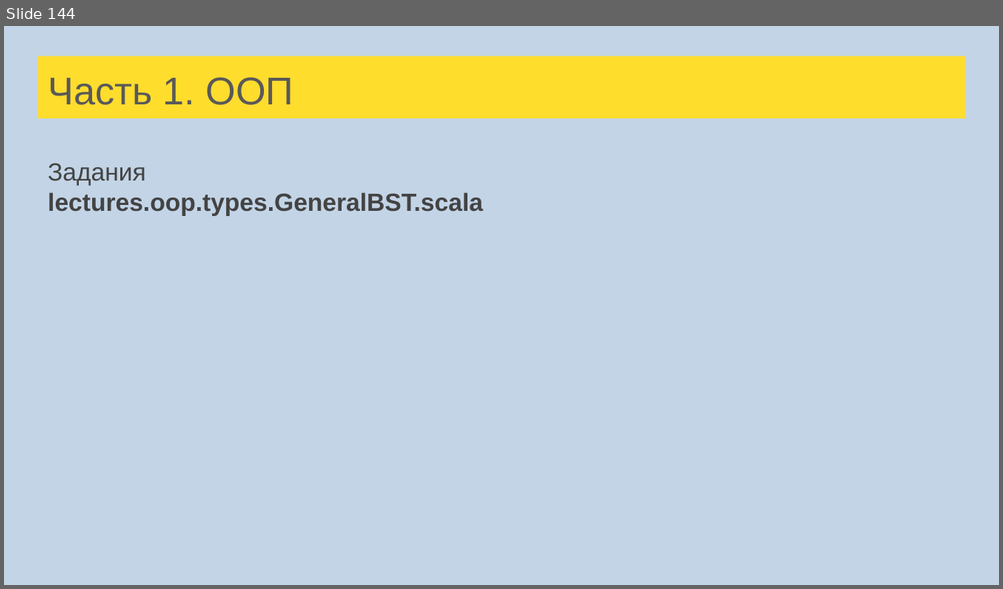
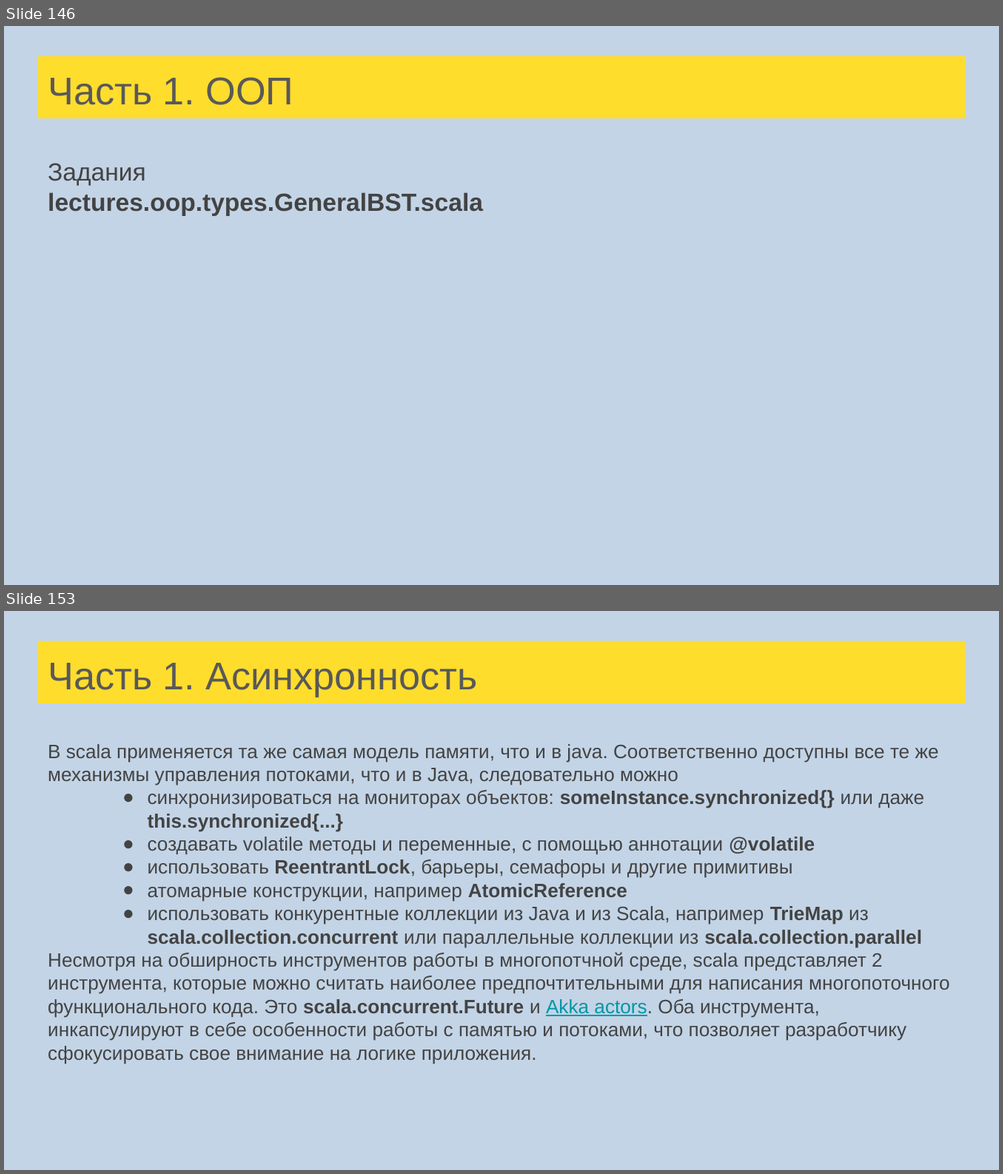
Before and after one commit to tralfamadore/ScalaLectures, a slide deck: src/main/resources/Лекции Scala для FinTech.pptx. Shown one above the other, each under a label of ours: slide 144 before the commit, slides 146 and 153 after it; the slides between them are not shown. The pictures are 1003x589 and 1003x1174 pixels, drawn with LibreOffice and Linux fonts; fonts in the diff are those of the drawing. Boxes give left, top, right and bottom in pixels: in the first picture for what was removed or moved away, otherwise in the second. Text is boxed around its words. In the diff, an @@ line names an element or a change of style, - is before the commit and + after.

Commit message:
Async Futures added

```diff
--- a/src/main/resources/Лекции Scala для FinTech.pptx
+++ b/src/main/resources/Лекции Scala для FinTech.pptx
@@ slide 153 added at (4,611,999,1170), background #C3D4E6 @@
@@ title added at (38,641,965,703), fill #FFDD2D, 28 pt, text #595959 @@
+Часть 1. Асинхронность
@@ text added at (48,744,950,1064), 14 pt, text #434343 @@
+В scala применяется та же самая модель памяти, что и в java. Соответственно доступны все те же механизмы управления потоками, что и в Java, следовательно можно
+● синхронизироваться на мониторах объектов: someInstance.synchronized{} или даже this.synchronized{...}
+● создавать volatile методы и переменные, с помощью аннотации @volatile
+● использовать ReentrantLock, барьеры, семафоры и другие примитивы
+● атомарные конструкции, например AtomicReference
+● использовать конкурентные коллекции из Java и из Scala, например TrieMap из scala.collection.concurrent или параллельные коллекции из scala.collection.parallel
+Несмотря на обширность инструментов работы в многопотчной среде, scala представляет 2 инструмента, которые можно считать наиболее предпочтительными для написания многопоточного функционального кода. Это scala.concurrent.Future и Akka actors. Оба инструмента, инкапсулируют в себе особенности работы с памятью и потоками, что позволяет разработчику сфокусировать свое внимание на логике приложения.
@@ what was slide 144 is now slide 146 @@
```
Also in this commit, not shown: 3 slides changed, 16 other slides added, 2 slides removed, 4 other files.
